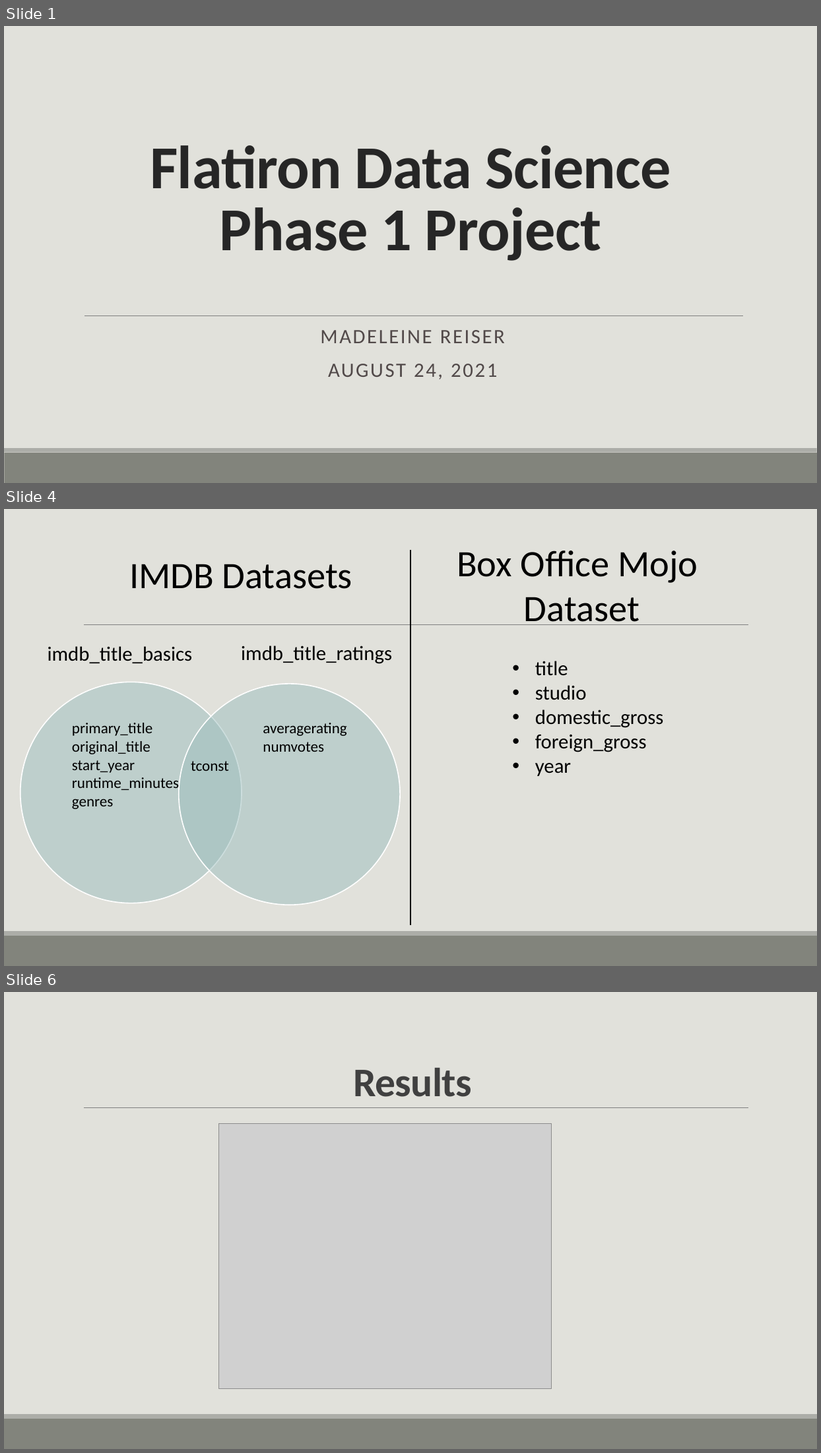
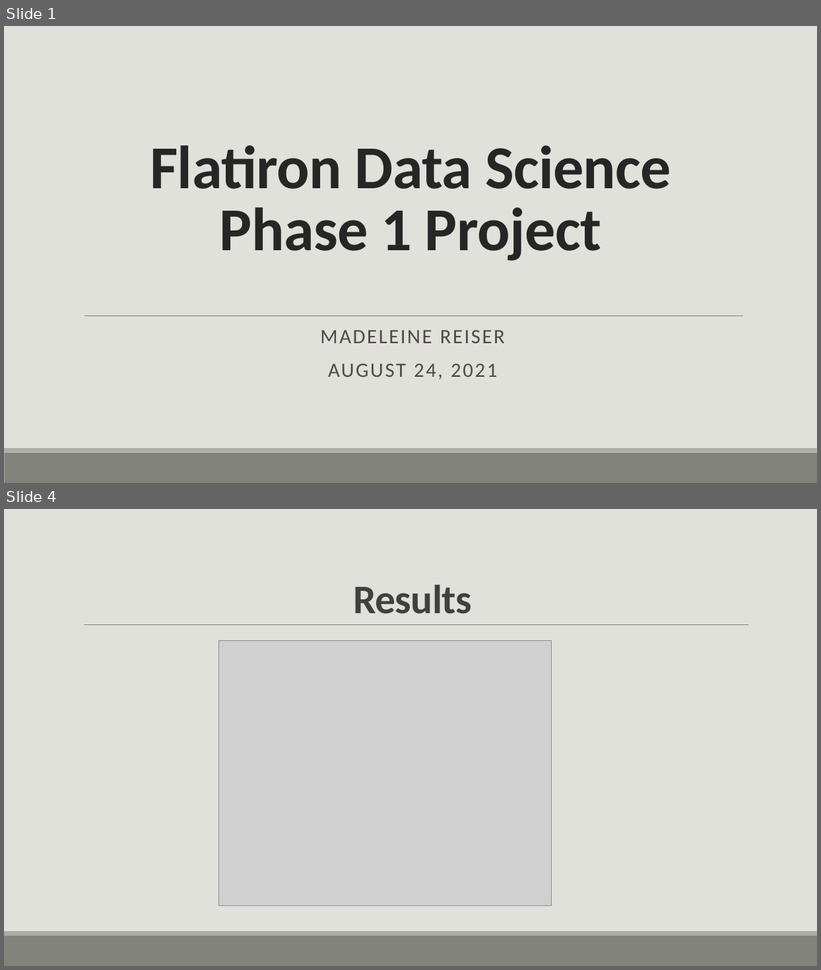
Before and after one commit to turtleduck18/phase-1-project, a slide deck: Flatiron Data Science Phase 1 Project.pptx. Shown one above the other, each under a label of ours: slides 1, 4 and 6 before the commit, slides 1 and 4 after it; the slides between them are not shown. The pictures are 821x1453 and 821x970 pixels, drawn with LibreOffice and Linux fonts; fonts in the diff are those of the drawing; grey boxes stand for pictures. Boxes give left, top, right and bottom in pixels: in the first picture for what was removed or moved away, otherwise in the second. Text is boxed around its words. In the diff, an @@ line names an element or a change of style, - is before the commit and + after.

```diff
--- a/Flatiron Data Science Phase 1 Project.pptx
+++ b/Flatiron Data Science Phase 1 Project.pptx
@@ slide 4 removed at (4, 509, 817, 966), background #E1E1DB; not listed: 3 template elements that a slide beside it also shows @@
@@ text removed at (129, 564, 352, 589) @@
-IMDB Datasets
@@ line removed from (411, 550) to (411, 925) @@
@@ text removed at (457, 551, 698, 625) @@
-Box Office Mojo
-Dataset
@@ text removed at (48, 646, 193, 663) @@
-imdb_title_basics
@@ text removed at (241, 646, 392, 664) @@
-imdb_title_ratings
@@ text removed at (535, 661, 664, 776) @@
-• title
-• studio
-• domestic_gross
-• foreign_gross
-• year
@@ ellipse removed at (20, 682, 242, 904) @@
@@ ellipse removed at (179, 684, 401, 906) @@
@@ text removed at (72, 723, 179, 809) @@
-primary_title
-original_title
-start_year
-runtime_minutes
-genres
@@ text removed at (263, 723, 347, 752) @@
-averagerating
-numvotes
@@ text removed at (191, 761, 229, 771) @@
-tconst
@@ what was slide 6 is now slide 4 @@
```
Also in this commit, not shown: 3 slides changed, 3 slides added, 7 other slides removed, 20 other files.
